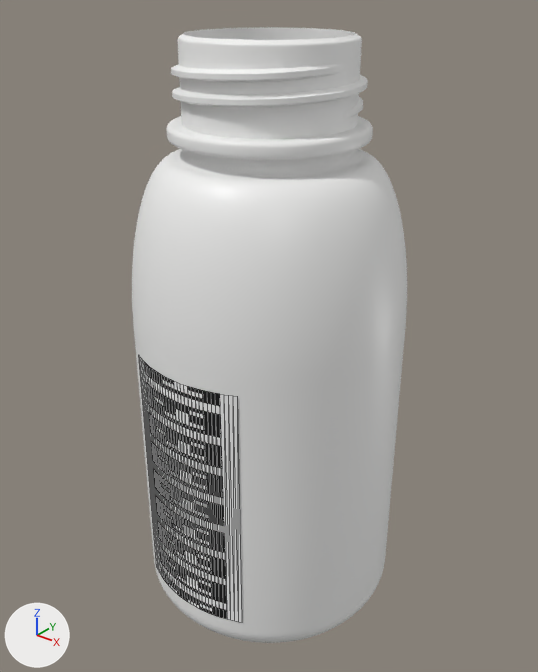
The glTF model assets/agrochemical-bottles/labelled/PWD-0047_2004252704769.glb, before and after one commit.
Before and after are seen from a 50 mm camera at (0.095, -0.1189, 0.1411) aimed at (-0.0005, 0.0005, 0.0671). Lighting does not change. The marker at lower left points along +X, +Y and +Z. The picture after the commit comes second. Mesh edges are drawn as thin lines on the coarser meshes. Where no turn or scale is listed for an object, it has been applied to the vertices. Vertices at exactly the same position are counted once.

The first picture shows 'Bote_250mL', 'Label_PWD-0047'.
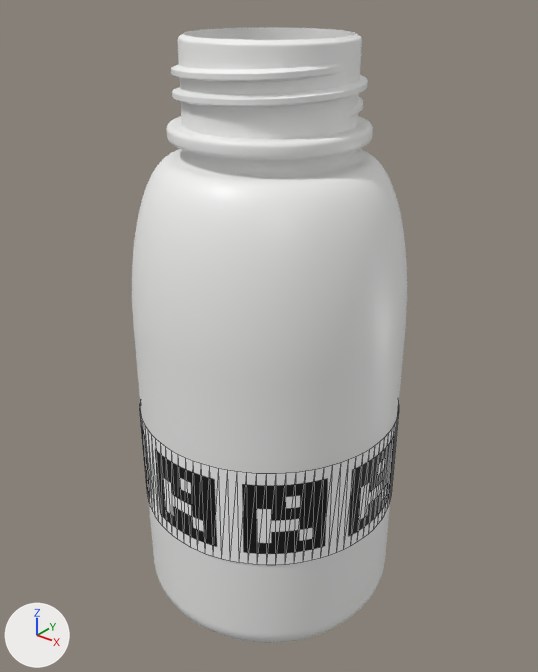
The change, as JSON lines over the scene's bpy script:
```json
{"block": "me_label_pwd_0047", "where": "# used by ob_label_pwd_0047; location = (0.0, 0.0, 0.0)"}
{"op": "remove", "block": "me_label_pwd_0047", "code": "me_label_pwd_0047.from_pydata(...)  # 66 vertices, 64 faces; spans x -0.0137..0.0137, y -0.0302..-0.0269, z 0.0105..0.069"}
{"op": "add", "block": "me_label_pwd_0047", "code": "me_label_pwd_0047.from_pydata(...)  # 194 vertices, 192 faces; spans x -0.0302..0.0302, y -0.0302..0.0302, z 0.0279..0.0516"}
{"block": "me_label_pwd_0047", "change": "me_label_pwd_0047 part 1: the whole mesh is rebuilt"}
{"block": "me_label_pwd_0047", "change": "me_label_pwd_0047 part 2"}
{"block": "me_label_pwd_0047", "change": "97 vertices are added at x -0.0302..0.0302, y -0.0302..0.0302, z 0.0279"}
{"block": "me_label_pwd_0047", "change": "97 new vertices lie (0.0, 0.0, 0.0237) away from vertices in x -0.0302..0.0302, y -0.0302..0.0302, z 0.0279"}
{"block": "me_label_pwd_0047", "change": "192 new faces join them"}
```

Where the change shows, as pixel boxes [x1, y1, x2, y2] in the pictures (538 x 672 px):
```json
{"object": "Label_PWD-0047", "change": "reshaped", "before": [139, 356, 242, 622], "after": [140, 406, 399, 565]}
{"part": 1, "of": "me_label_pwd_0047", "change": "deleted", "before": [139, 356, 242, 622]}
{"part": 2, "of": "me_label_pwd_0047", "change": "added", "after": [140, 406, 399, 565]}
```
